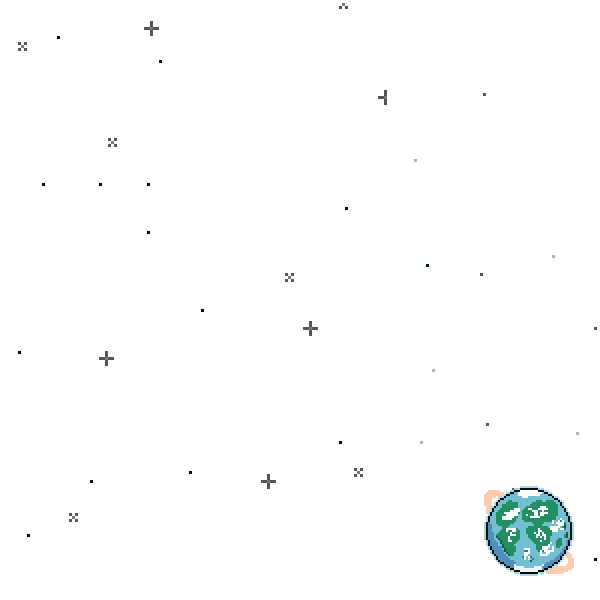
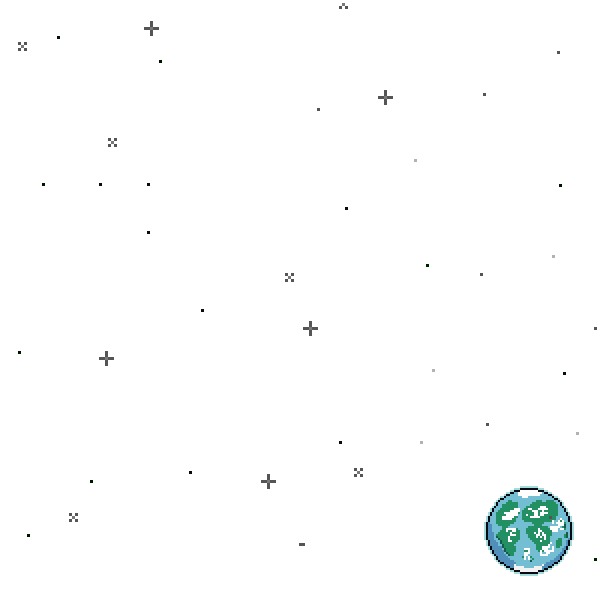
Layers edited between the first and the second 600×600 image:
renamed "Pasted Layer" to "Stars", moved it above "earth", painted on it over (299, 51, 574, 561)
renamed "Pasted Layer #3" to "pluto", hid it over (484, 488, 574, 574)
renamed "Pasted Layer #2" to "mars", hid it over (484, 488, 574, 574)
renamed "Pasted Layer #1" to "jupiter", hid it over (484, 488, 574, 574)
